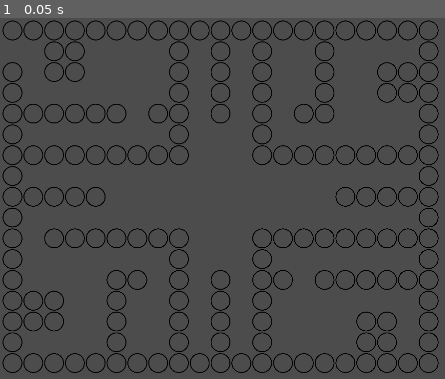
Above: before the commit, frame 1.
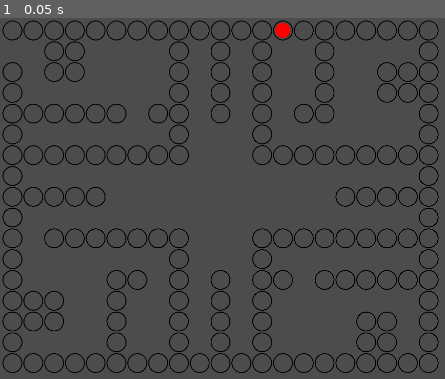
Above: after the commit, the same moment.

Repository: AngryTea/BoomBoomSorry
Game: Godot game, scene res://Main.tscn
The game is run twice, just before and just after one commit, with the same random seed, the same clock (stepped at 60 frames per second) and the same inputs.
Inputs:
- Up to frame 1 (0.05 s): no input

The runs differ from the first frame. In frame 1, 0.1% of the frame differs, in the area x 61-66%, y 1-6%.

Commit message:
Added playerInfo singleton and player into field

Diff:
--- a/Main.gd
+++ b/Main.gd
@@ -1,6 +1,7 @@
 extends Node2D
 
 const WorldLoader = preload("res://WorldLoader.gd")
+const Player = preload("res://Player.tscn")
 
 func _ready():
 
@@ -8,4 +9,12 @@
 	var loader = WorldLoader.new()
 	loader.generateWorldBasedOnLoadedData(self)
 
-	#set player figures on houses
+#	self.print_tree_pretty()
+
+
+	#set player on an node
+	var pos = get_node("22").position
+	var player = Player.instance()
+	player.constructor(PlayerInfo.PLAYER1)
+	player.position = pos
+	add_child(player)
--- /dev/null
+++ b/Player.gd
@@ -0,0 +1,9 @@
+extends Node2D
+
+var player = 0
+
+func constructor(playerNumber: int):
+	player = playerNumber
+
+	#modulate color based on player number
+	get_node("Icon").modulate = PlayerInfo.COLOR[playerNumber]
--- /dev/null
+++ b/Player.tscn
@@ -0,0 +1,11 @@
+[gd_scene load_steps=3 format=2]
+
+[ext_resource path="res://Player.gd" type="Script" id=1]
+[ext_resource path="res://Graphics/Player.svg" type="Texture" id=2]
+
+[node name="Player" type="Node2D"]
+scale = Vector2( 0.125, 0.125 )
+script = ExtResource( 1 )
+
+[node name="Icon" type="Sprite" parent="."]
+texture = ExtResource( 2 )
--- /dev/null
+++ b/PlayerInfo.gd
@@ -0,0 +1,5 @@
+extends Node
+
+enum {PLAYER1, PLAYER2, PLAYER3, PLAYER4}
+
+const COLOR = { PLAYER1: Color.red, PLAYER2: Color.yellow }
--- a/World/Field.gd
+++ b/World/Field.gd
@@ -12,7 +12,7 @@
 
 	self.position.x = x + 30
 	self.position.y = y + 30
-	self.id = field_info.id
+	self.name = str(field_info.id)
 
 	#add node to group depending on node typ
 	if field_info.type =="normal":
--- a/project.godot
+++ b/project.godot
@@ -18,6 +18,10 @@
 config/name="BoomBoomSorry"
 run/main_scene="res://Main.tscn"
 config/icon="res://icon.png"
+
+[autoload]
+
+PlayerInfo="*res://PlayerInfo.gd"
 
 [display]
 
